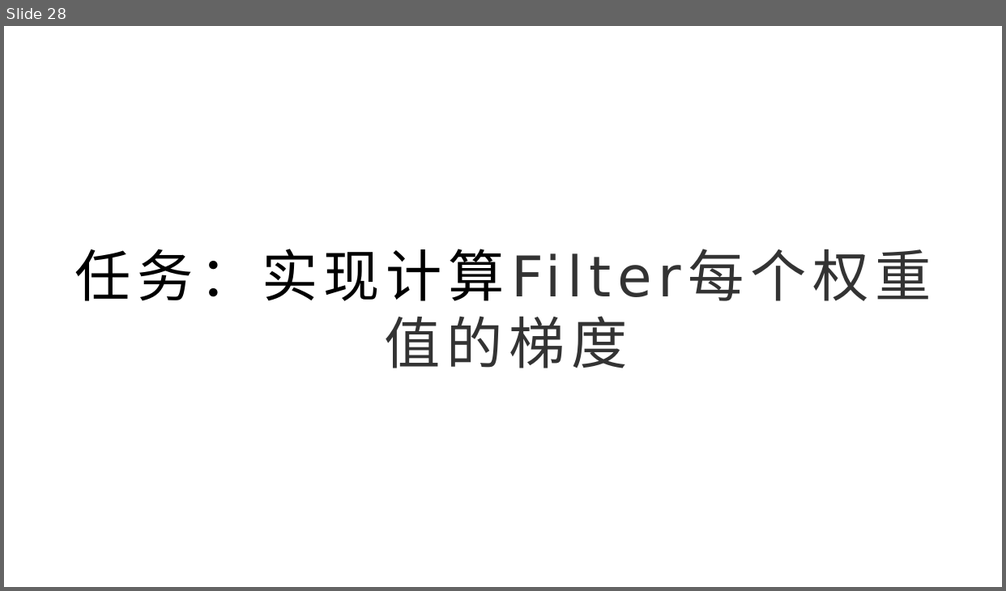
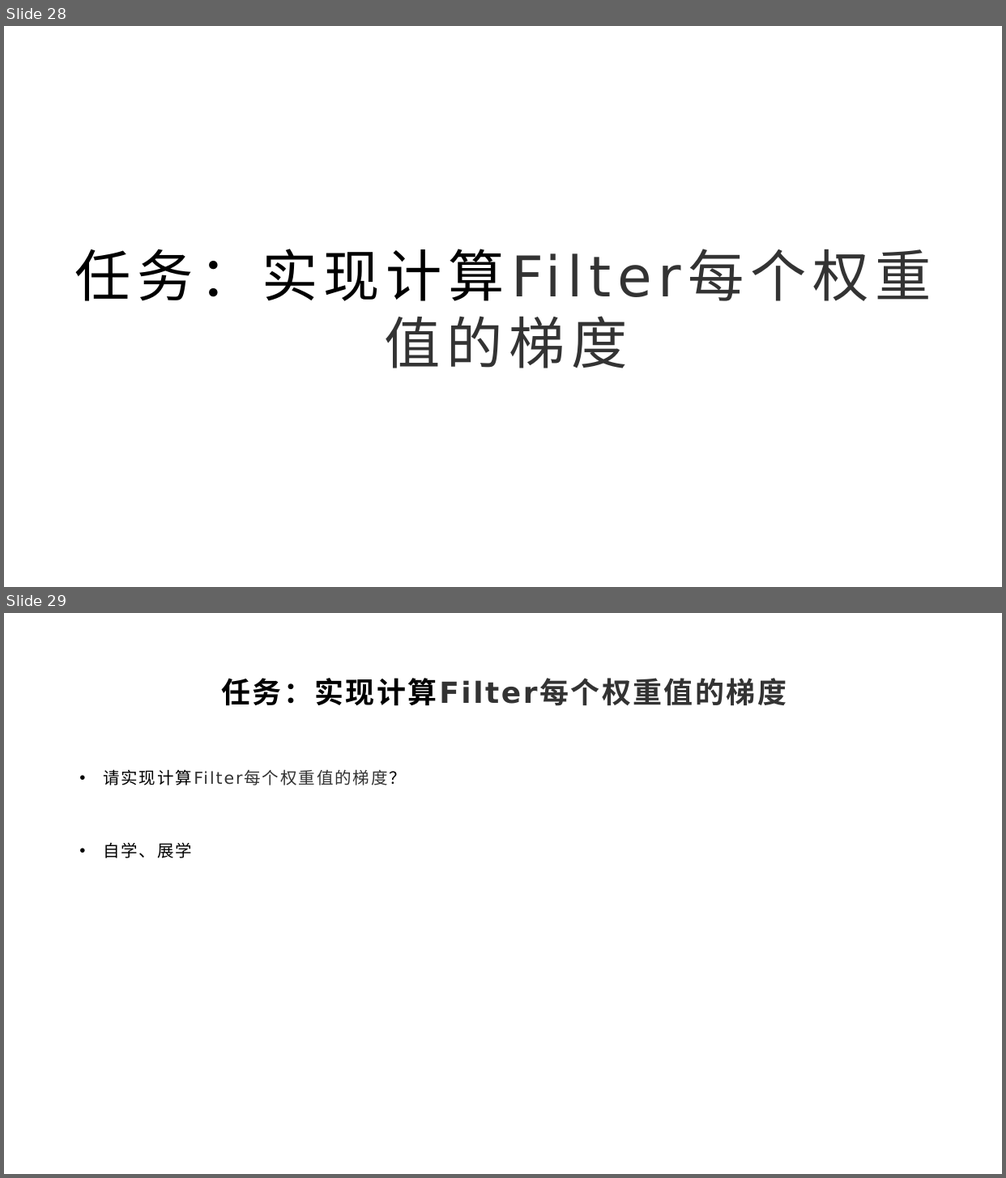
Before and after one commit to yyc-git/DeepLearningEdu, a slide deck: lessons/10_conv_layer_backward/ppt/卷积层的后向传播推导.pptx. Shown one above the other, each under a label of ours: slide 28 before the commit, slides 28 and 29 after it. The pictures are 1006x591 and 1006x1178 pixels, drawn with LibreOffice and Linux fonts; fonts in the diff are those of the drawing; background and template pictures are left out. Boxes give left, top, right and bottom in pixels: in the first picture for what was removed or moved away, otherwise in the second. Text is boxed around its words. In the diff, an @@ line names an element or a change of style, - is before the commit and + after.

```diff
--- a/lessons/10_conv_layer_backward/ppt/卷积层的后向传播推导.pptx
+++ b/lessons/10_conv_layer_backward/ppt/卷积层的后向传播推导.pptx
@@ slide 29 added at [4,613,1002,1174], background picture (left out) @@
@@ title added at [221,678,786,706], 28 pt, text #333333, bold @@
+任务：实现计算Filter每个权重值的梯度
@@ text added at [103,769,192,858], 16 pt, text #333333 @@
+• 请实现计算Filter每个权重值的梯度？
+• 自学、展学
```
Also in this commit, not shown: 5 slides changed, 5 other files.
